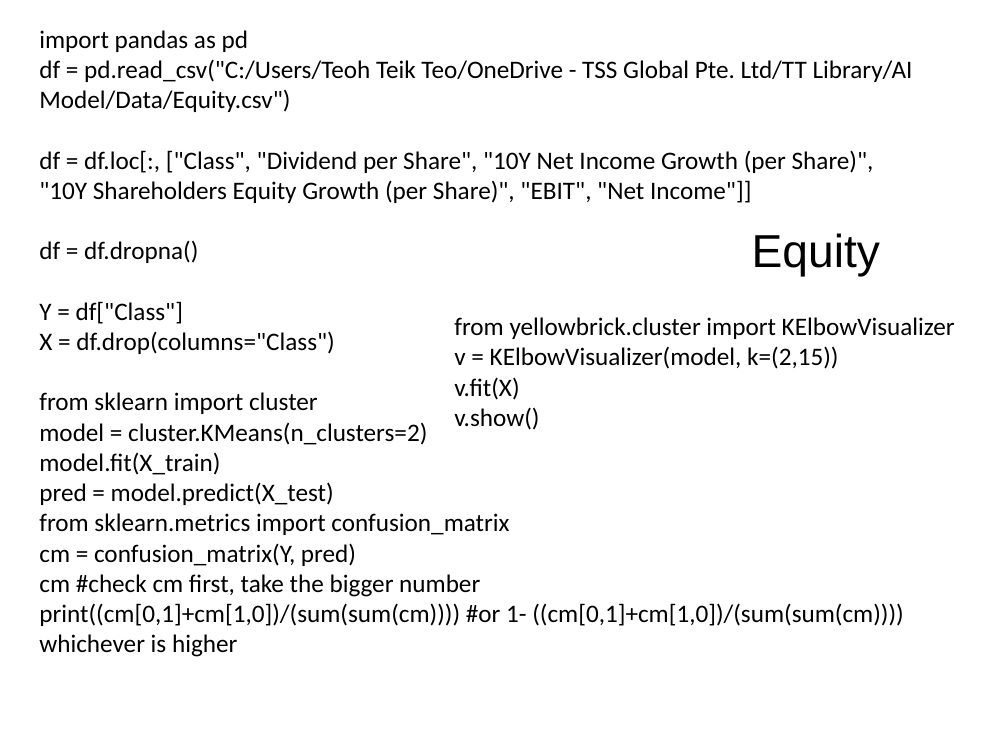
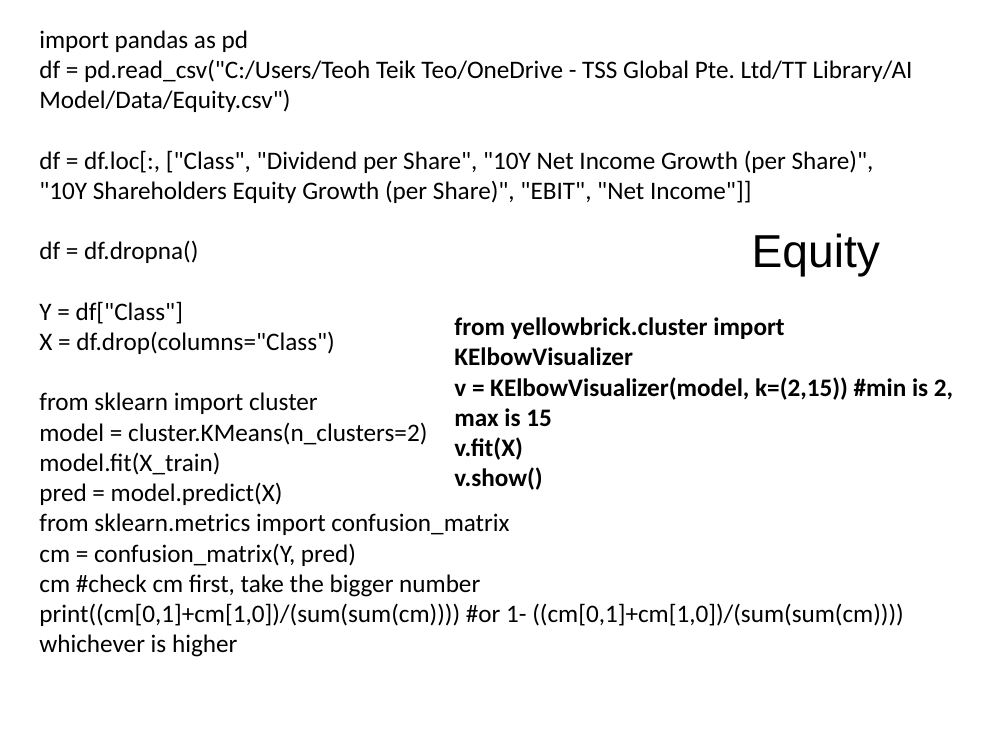
Before and after one commit to ngjunlong9651/BC3407-AI-In-Accounting-Finance, a slide deck: slide 21 of Week 3 Clustering/Clustering(1).pptx. Drawn at 1008x756 pixels with LibreOffice and Linux fonts; fonts in the diff are those of the drawing; background and template pictures are left out. Boxes give left, top, right and bottom in pixels: in the first picture for what was removed or moved away, otherwise in the second. Text is boxed around its words. In the diff, an @@ line names an element or a change of style, - is before the commit and + after.

```diff
--- a/Week 3 Clustering/Clustering(1).pptx
+++ b/Week 3 Clustering/Clustering(1).pptx
@@ text at <box>454,317,784,460</box>: bold on in "from yellowbrick.cluster import KElbowVisualizer", "v.fit(X)", "v.show()" @@
@@ text at <box>454,377,953,427</box>: text changed; bold on @@
-v = KElbowVisualizer(model, k=(2,15))
+v = KElbowVisualizer(model, k=(2,15)) #min is 2, max is 15
@@ text at <box>39,482,283,505</box>: text changed @@
-pred = model.predict(X_test)
+pred = model.predict(X)
```
Also in this commit, not shown: 8 other files.
